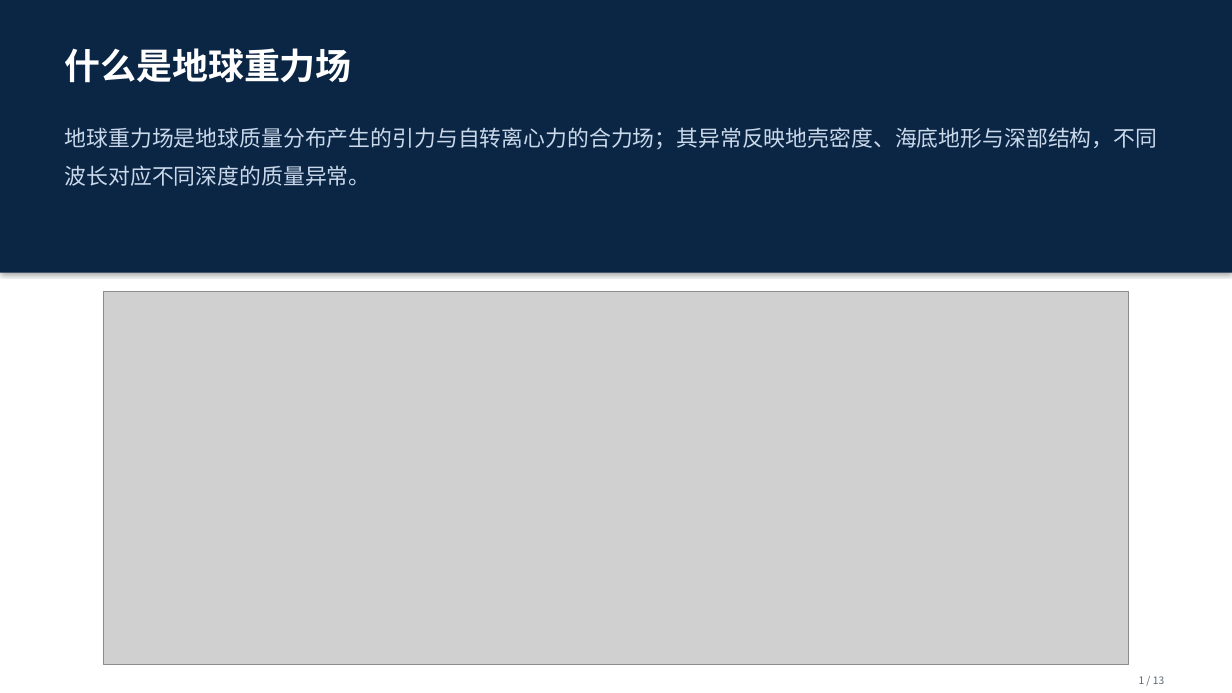
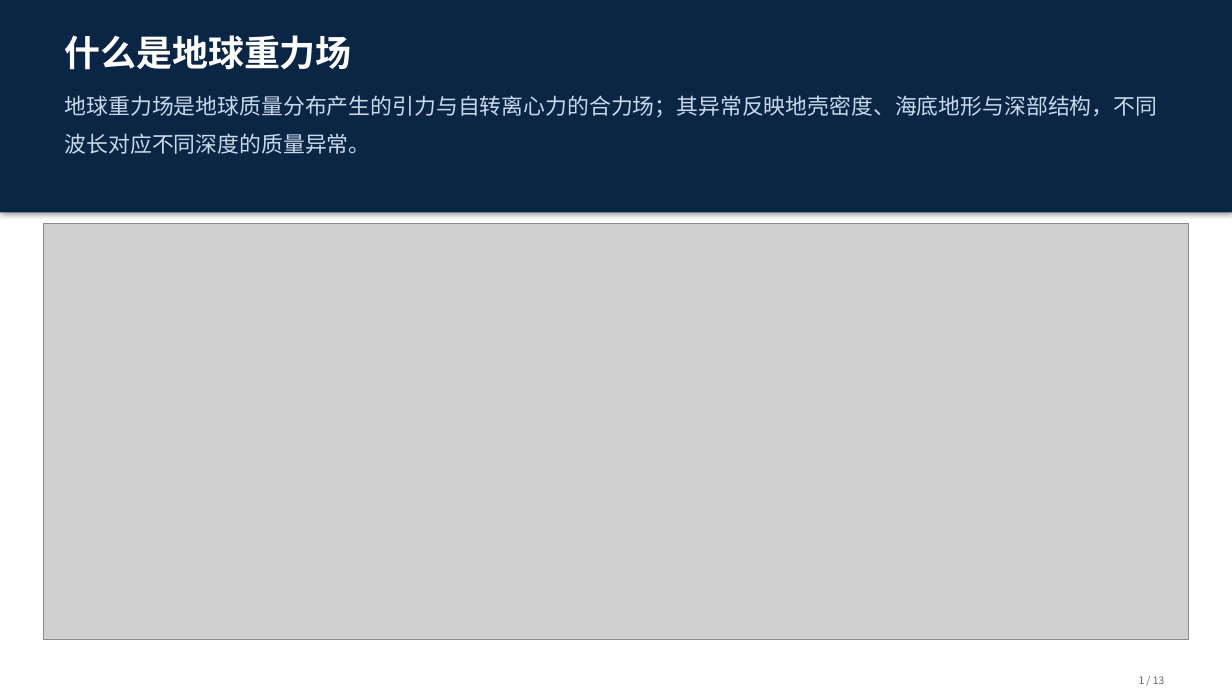
Before and after one commit to shuyunkai/kalman_gravity, a slide deck: slide 1 of ppt/汇报_新结构_13页.pptx. Drawn at 1232x693 pixels with LibreOffice and Linux fonts; fonts in the diff are those of the drawing; grey boxes stand for pictures. Boxes give left, top, right and bottom in pixels: in the first picture for what was removed or moved away, otherwise in the second. Text is boxed around its words. In the diff, an @@ line names an element or a change of style, - is before the commit and + after.

```diff
--- a/ppt/汇报_新结构_13页.pptx
+++ b/ppt/汇报_新结构_13页.pptx
@@ rectangle: place and size @@
-rectangle at box(0, 0, 1232, 273)
+rectangle at box(0, 0, 1232, 213)
@@ text "什么是地球重力场": place and size @@
-text "什么是地球重力场" at box(65, 48, 352, 83)
+text "什么是地球重力场" at box(65, 35, 352, 70)
@@ text "地球重力场是地球质量分布产生的引力与自转离心力的合力场；其异常反映地壳密度、海底地形与深部结构，不同波长对应不同深度的质 ...": place and size @@
-text "地球重力场是地球质量分布产生的引力与自转离心力的合力场；其异常反映地壳密度、海底地形与深部结构，不同波长对应不同深度的质 ..." at box(65, 127, 1158, 186)
+text "地球重力场是地球质量分布产生的引力与自转离心力的合力场；其异常反映地壳密度、海底地形与深部结构，不同波长对应不同深度的质 ..." at box(65, 95, 1158, 154)
@@ picture: place and size @@
-picture at box(104, 292, 1128, 665)
+picture at box(43, 224, 1189, 640)
```
Also in this commit, not shown: 12 other slides changed, 3 other files.
